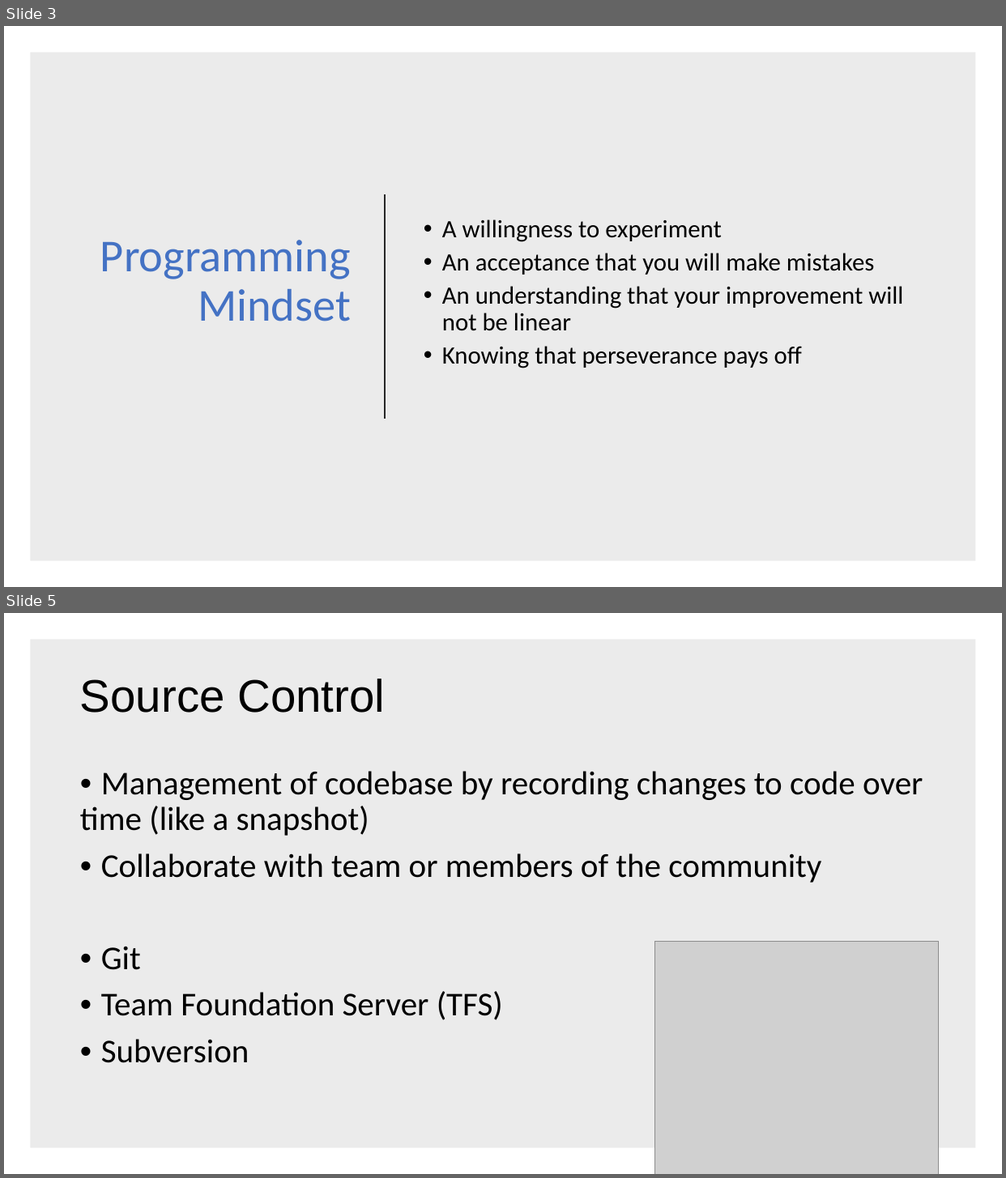
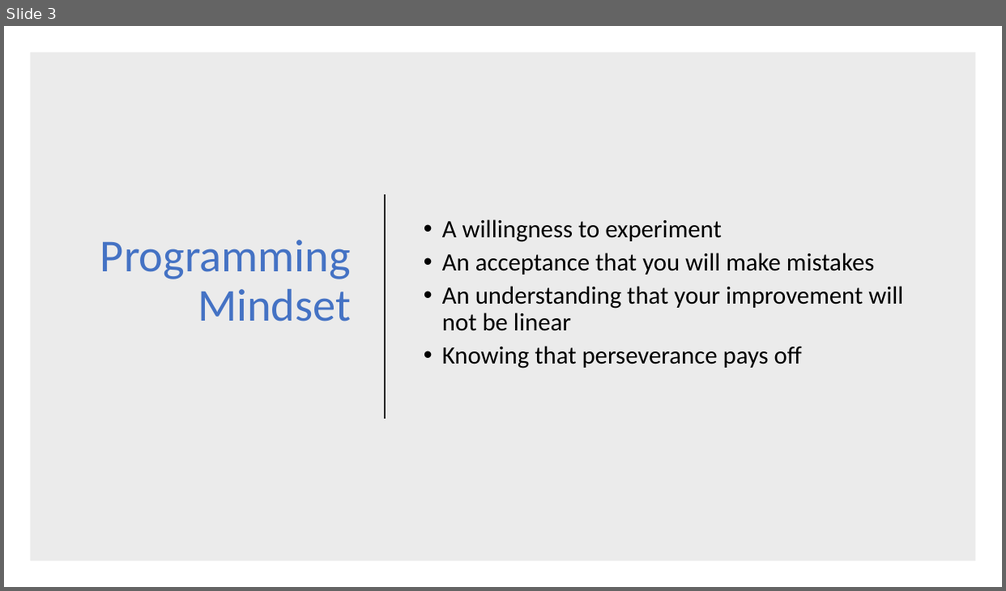
Before and after one commit to dtrikam1/unitec-app-development-with-swift, a slide deck: Lesson 1/Section 1/Unitec - Training Plan (Lesson 1).pptx. Shown one above the other, each under a label of ours: slides 3 and 5 before the commit, slide 3 after it; the slides between them are not shown. The pictures are 1006x1178 and 1006x591 pixels, drawn with LibreOffice and Linux fonts; fonts in the diff are those of the drawing; grey boxes stand for pictures. Boxes give left, top, right and bottom in pixels: in the first picture for what was removed or moved away, otherwise in the second. Text is boxed around its words. In the diff, an @@ line names an element or a change of style, - is before the commit and + after.

```diff
--- a/Lesson 1/Section 1/Unitec - Training Plan (Lesson 1).pptx
+++ b/Lesson 1/Section 1/Unitec - Training Plan (Lesson 1).pptx
@@ slide 5 removed at (4,613,1002,1174), background #FFFFFF @@
@@ rectangle removed at (30,639,976,1148) @@
@@ title removed at (80,679,385,713) @@
-Source Control
@@ text removed at (80,771,923,1063) @@
-• Management of codebase by recording changes to code over time (like a snapshot)
-• Collaborate with team or members of the community
-• Git
-• Team Foundation Server (TFS)
-• Subversion
@@ picture removed at (655,942,939,1174) @@
```
Also in this commit, not shown: 1 slide added, 4 other slides removed, 5 other files.
